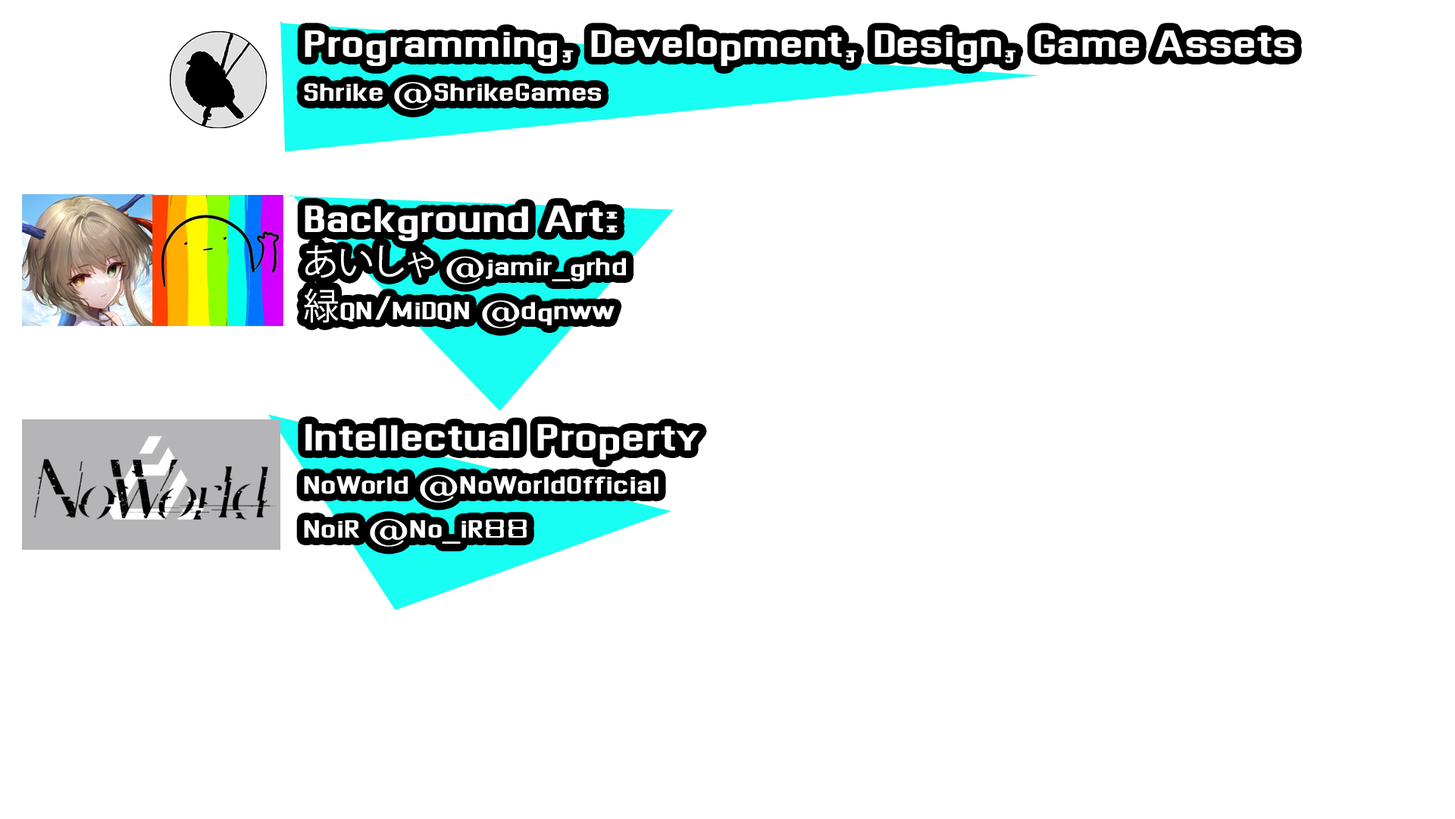
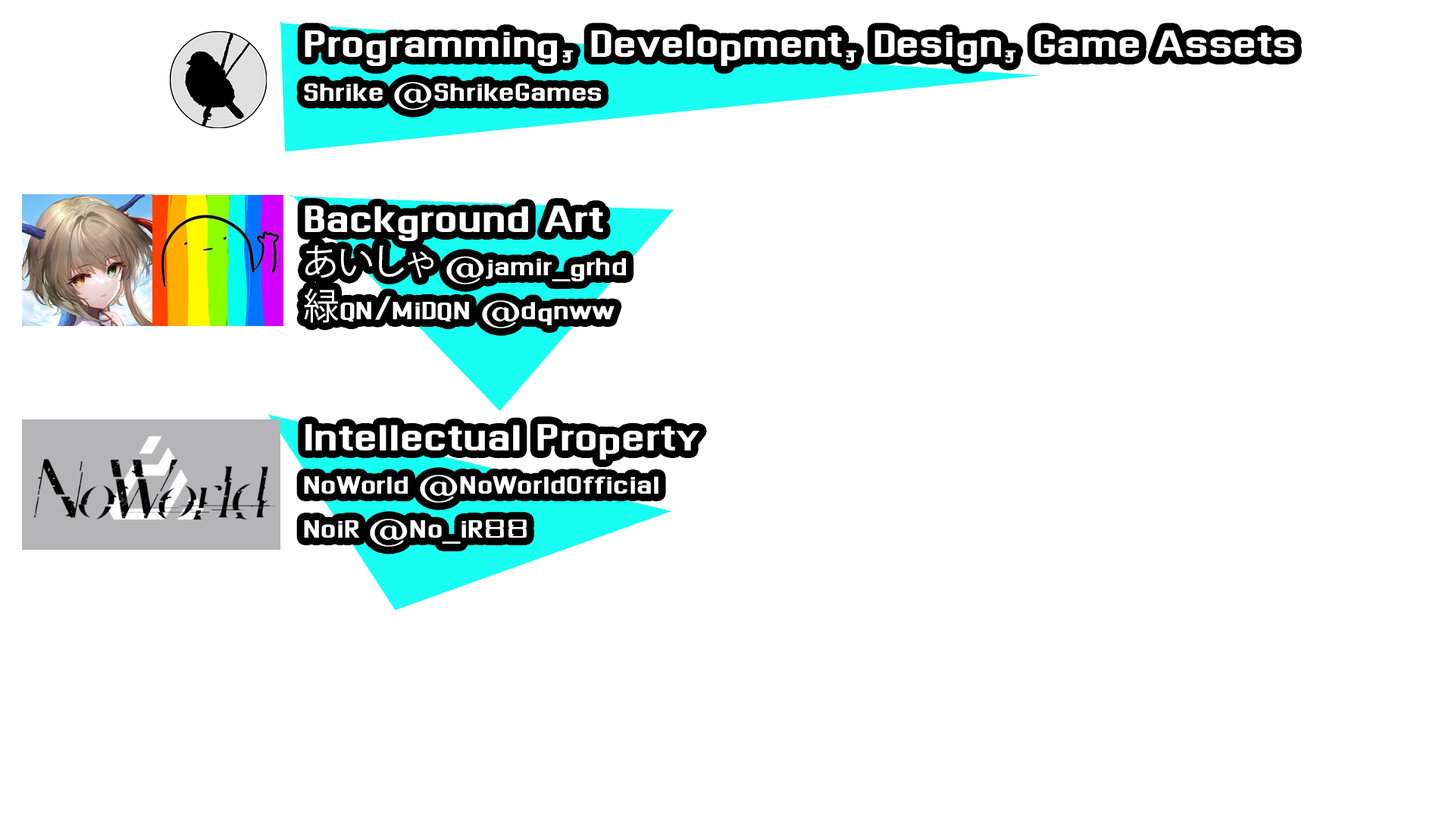
Two versions of the same layered image (1455x819). Layer-by-layer changes:
painted on "Programming, Development, Design, Game Assets Shrike @ShrikeGam" over left=606, top=211, right=618, bottom=233
